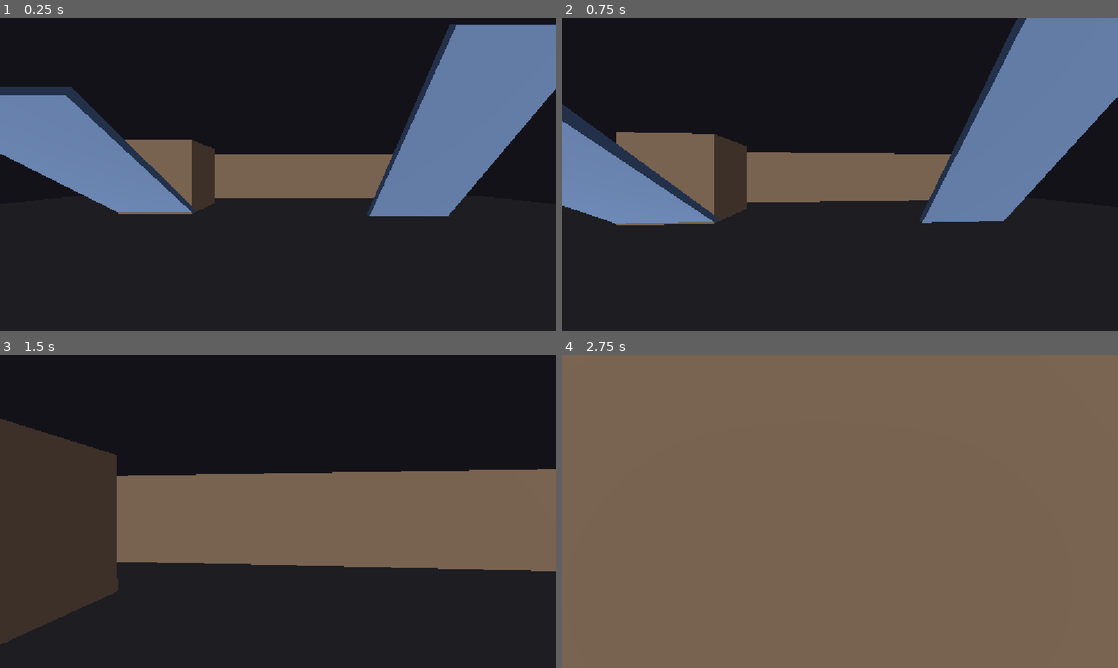
Above: before the commit, frames 1-4 (two rows, left to right).
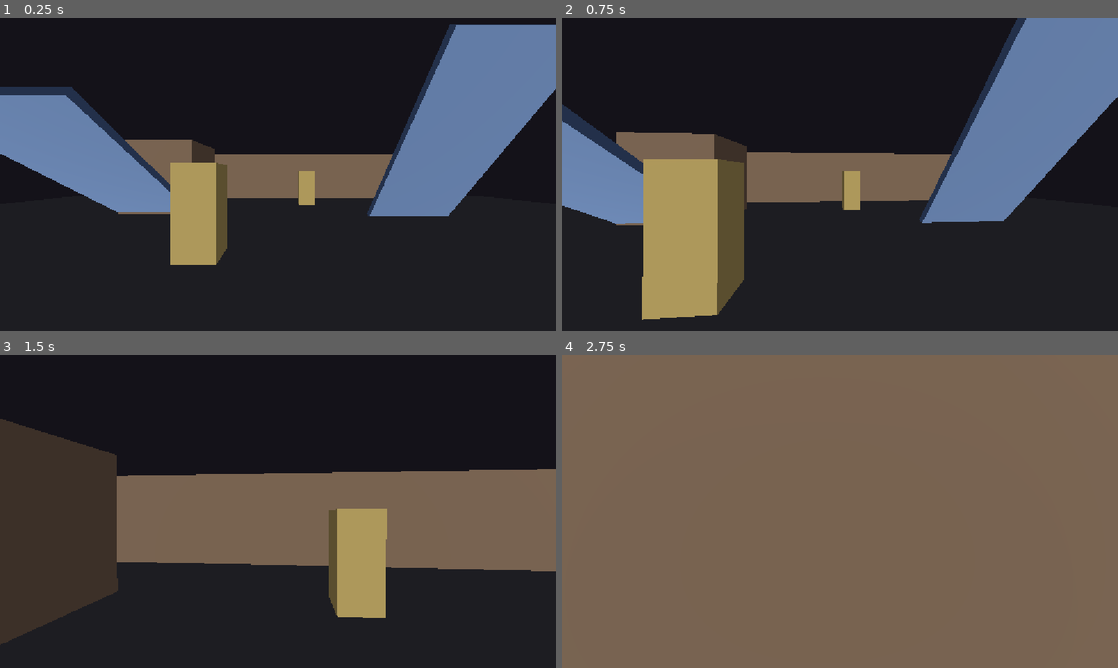
Above: after the commit, the same moments.

Repository: ryanhicke/dark-fantasy-fps
Game: Godot game, scene res://main.tscn
Same seed, same stepped clock (60 frames per second), same inputs: the game is played once before the commit and once after it.
Inputs (mouse positions are in pixels of both pictures, inside the frame that each line leads up to):
- Up to frame 1 (0.25 s): no input
- Up to frame 2 (0.75 s): tap Enter at 0.5 s; move the mouse to (867, 174) at 0.52 s; hold W (move_forward) from 0.53 s (still down); hold Shift from 0.53 s (still down); click (867, 174) at 0.67 s
- Up to frame 3 (1.5 s): keep holding W (move_forward); tap Space (jump) at 0.77 s; move the mouse to (250, 511) at 1.27 s; release Shift at 1.28 s; tap Alt at 1.35 s
- Up to frame 4 (2.75 s): keep holding W (move_forward); tap Space (jump) at 1.52 s; move the mouse to (851, 505) at 2.02 s; tap Ctrl at 2.1 s

The runs differ from the first frame. In frame 1, 3.6% of the frame differs, in the area x 30-57%, y 46-79%; in frame 2, 9.3%, in the area x 14-54%, y 45-97%; in frame 3, 3.5%; in frame 4, nothing differs.

Commit message:
Vertical slice 1 2.a add test dummy

Diff:
--- /dev/null
+++ b/core/components/damage.gd
@@ -0,0 +1,10 @@
+class_name Damage
+extends RefCounted
+## Shared damage vocabulary. Every hit carries a type so armor and
+## resistances can be added later without changing the call sites.
+
+enum Type {
+	PHYSICAL,
+	FIRE,
+	LIGHTNING,
+}
--- /dev/null
+++ b/core/components/health_component.gd
@@ -0,0 +1,50 @@
+class_name HealthComponent
+extends Node
+## The single entry point for all damage.
+##
+## Add as a child named "HealthComponent" to anything that can be hurt.
+## Attackers look it up by that name on the collider they hit, so the lookup
+## happens only on a hit, never per frame.
+
+signal health_changed(current: float, maximum: float)
+signal damaged(amount: float, type: Damage.Type, source: Node)
+signal died(source: Node)
+
+const NODE_NAME: StringName = &"HealthComponent"
+
+@export var max_health: float = 100.0
+
+var current_health: float = 0.0
+
+
+func _ready() -> void:
+	current_health = max_health
+
+
+## Returns the HealthComponent on [param target], or null if it can't be hurt.
+static func find_on(target: Node) -> HealthComponent:
+	if target == null:
+		return null
+	return target.get_node_or_null(NodePath(NODE_NAME)) as HealthComponent
+
+
+func is_dead() -> bool:
+	return current_health <= 0.0
+
+
+func take_damage(amount: float, type: Damage.Type, source: Node) -> void:
+	# Ignoring hits on the dead prevents double kills (and double died signals)
+	# when several attacks land in the same frame.
+	if amount <= 0.0 or is_dead():
+		return
+	var applied: float = minf(amount, current_health)
+	current_health -= applied
+	damaged.emit(applied, type, source)
+	health_changed.emit(current_health, max_health)
+	if is_dead():
+		died.emit(source)
+
+
+func reset() -> void:
+	current_health = max_health
+	health_changed.emit(current_health, max_health)
--- /dev/null
+++ b/enemies/training_dummy/training_dummy.gd
@@ -0,0 +1,47 @@
+extends StaticBody3D
+## TEST ONLY. A stationary target for checking weapon hits before real
+## enemies exist. Flashes when hit, vanishes on death, then resets.
+
+@export var flash_color: Color = Color(1.0, 0.15, 0.1)
+@export var flash_duration: float = 0.15
+@export var respawn_delay: float = 2.0
+
+var _base_color: Color
+
+@onready var _health: HealthComponent = $HealthComponent
+@onready var _mesh: MeshInstance3D = $MeshInstance3D
+@onready var _collision: CollisionShape3D = $CollisionShape3D
+@onready var _material: StandardMaterial3D = _mesh.get_active_material(0) as StandardMaterial3D
+@onready var _respawn_timer: Timer = $RespawnTimer
+
+
+func _ready() -> void:
+	_base_color = _material.albedo_color
+	_respawn_timer.wait_time = respawn_delay
+	_health.damaged.connect(_on_damaged)
+	_health.died.connect(_on_died)
+	_respawn_timer.timeout.connect(_on_respawn_timer_timeout)
+
+
+func _on_damaged(amount: float, type: Damage.Type, _source: Node) -> void:
+	print("%s took %.1f %s damage (%.1f left)" % [
+		name, amount, Damage.Type.keys()[type], _health.current_health
+	])
+	_material.albedo_color = flash_color
+	var tween: Tween = create_tween()
+	tween.tween_property(_material, "albedo_color", _base_color, flash_duration)
+
+
+func _on_died(_source: Node) -> void:
+	print("%s destroyed" % name)
+	_mesh.visible = false
+	# Deferred: changing collision state inside a physics callback is not allowed.
+	_collision.set_deferred("disabled", true)
+	_respawn_timer.start()
+
+
+func _on_respawn_timer_timeout() -> void:
+	_material.albedo_color = _base_color
+	_mesh.visible = true
+	_collision.disabled = false
+	_health.reset()
--- /dev/null
+++ b/enemies/training_dummy/training_dummy.tscn
@@ -0,0 +1,33 @@
+[gd_scene format=3]
+
+[ext_resource type="Script" path="res://enemies/training_dummy/training_dummy.gd" id="1_dummy"]
+[ext_resource type="Script" path="res://core/components/health_component.gd" id="2_health"]
+
+[sub_resource type="StandardMaterial3D" id="Material_dummy"]
+resource_local_to_scene = true
+albedo_color = Color(0.8, 0.7, 0.4, 1)
+
+[sub_resource type="BoxMesh" id="BoxMesh_dummy"]
+resource_local_to_scene = true
+material = SubResource("Material_dummy")
+size = Vector3(0.8, 1.8, 0.8)
+
+[sub_resource type="BoxShape3D" id="BoxShape3D_dummy"]
+size = Vector3(0.8, 1.8, 0.8)
+
+[node name="TrainingDummy" type="StaticBody3D"]
+script = ExtResource("1_dummy")
+
+[node name="MeshInstance3D" type="MeshInstance3D" parent="."]
+transform = Transform3D(1, 0, 0, 0, 1, 0, 0, 0, 1, 0, 0.9, 0)
+mesh = SubResource("BoxMesh_dummy")
+
+[node name="CollisionShape3D" type="CollisionShape3D" parent="."]
+transform = Transform3D(1, 0, 0, 0, 1, 0, 0, 0, 1, 0, 0.9, 0)
+shape = SubResource("BoxShape3D_dummy")
+
+[node name="HealthComponent" type="Node" parent="."]
+script = ExtResource("2_health")
+
+[node name="RespawnTimer" type="Timer" parent="."]
+one_shot = true
--- a/levels/test_level.tscn
+++ b/levels/test_level.tscn
@@ -1,6 +1,7 @@
 [gd_scene format=3]
 
 [ext_resource type="PackedScene" path="res://player/player.tscn" id="1_player"]
+[ext_resource type="PackedScene" path="res://enemies/training_dummy/training_dummy.tscn" id="2_dummy"]
 
 [sub_resource type="Environment" id="Environment_test"]
 background_mode = 1
@@ -114,4 +115,10 @@
 [node name="CollisionShape3D" type="CollisionShape3D" parent="Ledge"]
 shape = SubResource("BoxShape3D_ledge")
 
+[node name="DummyNear" parent="." instance=ExtResource("2_dummy")]
+transform = Transform3D(1, 0, 0, 0, 1, 0, 0, 0, 1, -1.5, 0, -4)
+
+[node name="DummyFar" parent="." instance=ExtResource("2_dummy")]
+transform = Transform3D(1, 0, 0, 0, 1, 0, 0, 0, 1, 1.5, 0, -11)
+
 [node name="Player" parent="." instance=ExtResource("1_player")]
--- /dev/null
+++ b/tests/test_health_component.gd
@@ -0,0 +1,76 @@
+extends GutTest
+
+const MAX_HEALTH: float = 100.0
+
+var _health: HealthComponent
+
+
+func before_each() -> void:
+	_health = HealthComponent.new()
+	_health.max_health = MAX_HEALTH
+	add_child_autofree(_health)
+	watch_signals(_health)
+
+
+func test_starts_at_max_health() -> void:
+	assert_eq(_health.current_health, MAX_HEALTH)
+	assert_false(_health.is_dead())
+
+
+func test_damage_reduces_health() -> void:
+	_health.take_damage(25.0, Damage.Type.PHYSICAL, null)
+	assert_eq(_health.current_health, 75.0)
+
+
+func test_damaged_signal_reports_amount_and_type() -> void:
+	_health.take_damage(25.0, Damage.Type.FIRE, null)
+	assert_signal_emitted_with_parameters(_health, "damaged", [25.0, Damage.Type.FIRE, null])
+	assert_signal_emitted_with_parameters(_health, "health_changed", [75.0, MAX_HEALTH])
+
+
+func test_overkill_clamps_to_zero_and_reports_applied_amount() -> void:
+	_health.take_damage(250.0, Damage.Type.PHYSICAL, null)
+	assert_eq(_health.current_health, 0.0)
+	assert_true(_health.is_dead())
+	assert_signal_emitted_with_parameters(_health, "damaged", [MAX_HEALTH, Damage.Type.PHYSICAL, null])
+
+
+func test_died_emits_exactly_once() -> void:
+	_health.take_damage(100.0, Damage.Type.PHYSICAL, null)
+	_health.take_damage(50.0, Damage.Type.PHYSICAL, null)
+	assert_signal_emit_count(_health, "died", 1)
+
+
+func test_damage_after_death_is_ignored() -> void:
+	_health.take_damage(100.0, Damage.Type.PHYSICAL, null)
+	_health.take_damage(50.0, Damage.Type.PHYSICAL, null)
+	assert_eq(_health.current_health, 0.0)
+	assert_signal_emit_count(_health, "damaged", 1)
+
+
+func test_zero_and_negative_damage_are_ignored() -> void:
+	_health.take_damage(0.0, Damage.Type.PHYSICAL, null)
+	_health.take_damage(-10.0, Damage.Type.PHYSICAL, null)
+	assert_eq(_health.current_health, MAX_HEALTH)
+	assert_signal_not_emitted(_health, "damaged")
+
+
+func test_reset_restores_health_and_allows_damage_again() -> void:
+	_health.take_damage(100.0, Damage.Type.PHYSICAL, null)
+	_health.reset()
+	assert_eq(_health.current_health, MAX_HEALTH)
+	assert_false(_health.is_dead())
+	_health.take_damage(10.0, Damage.Type.PHYSICAL, null)
+	assert_eq(_health.current_health, 90.0)
+
+
+func test_find_on_returns_component_or_null() -> void:
+	var target: Node = Node.new()
+	add_child_autofree(target)
+	assert_null(HealthComponent.find_on(target))
+	assert_null(HealthComponent.find_on(null))
+
+	var component: HealthComponent = HealthComponent.new()
+	component.name = HealthComponent.NODE_NAME
+	target.add_child(component)
+	assert_eq(HealthComponent.find_on(target), component)
Not shown, added: core/components/damage.gd.uid
Not shown, added: core/components/health_component.gd.uid
Not shown, added: enemies/training_dummy/training_dummy.gd.uid
Not shown, added: tests/test_health_component.gd.uid
